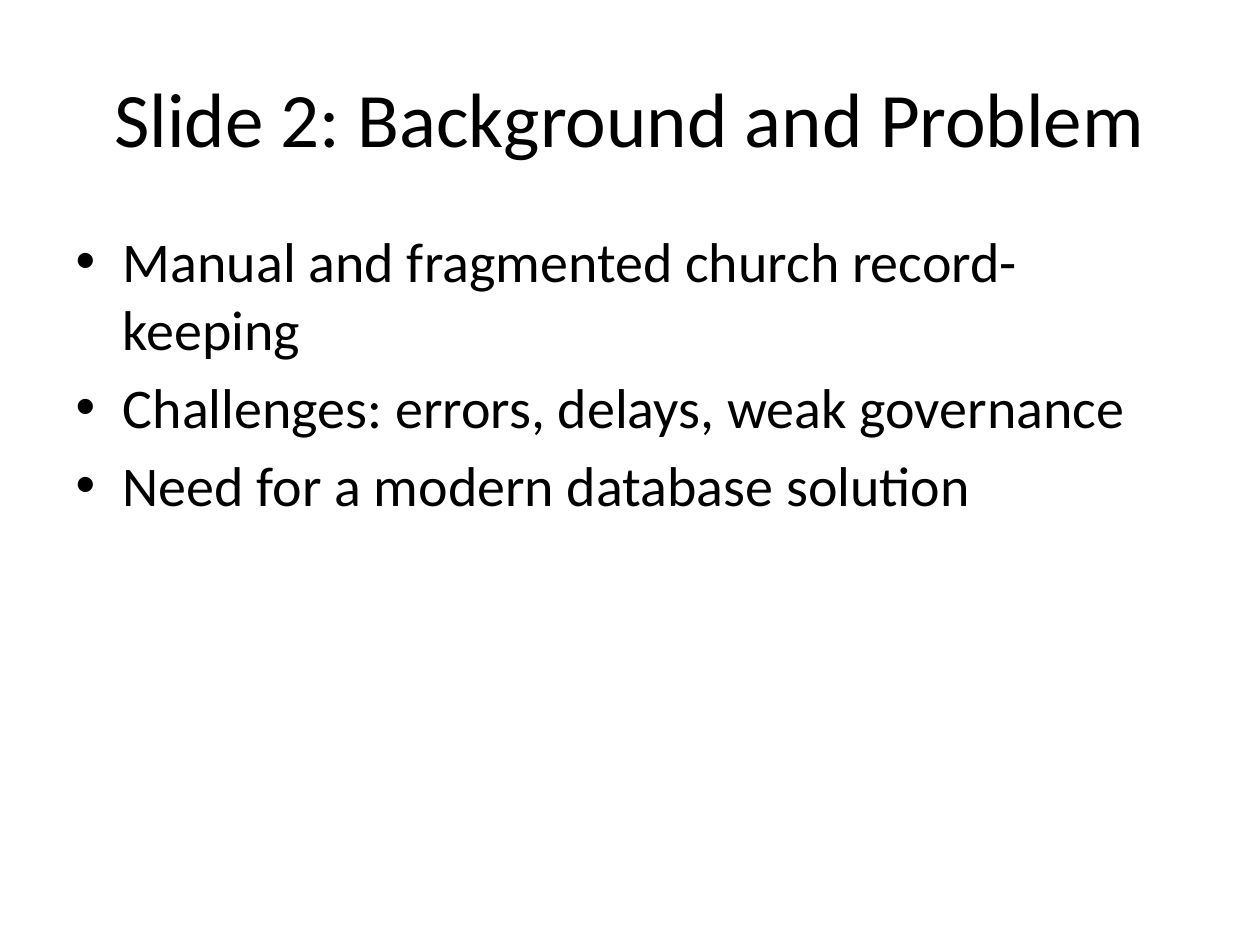
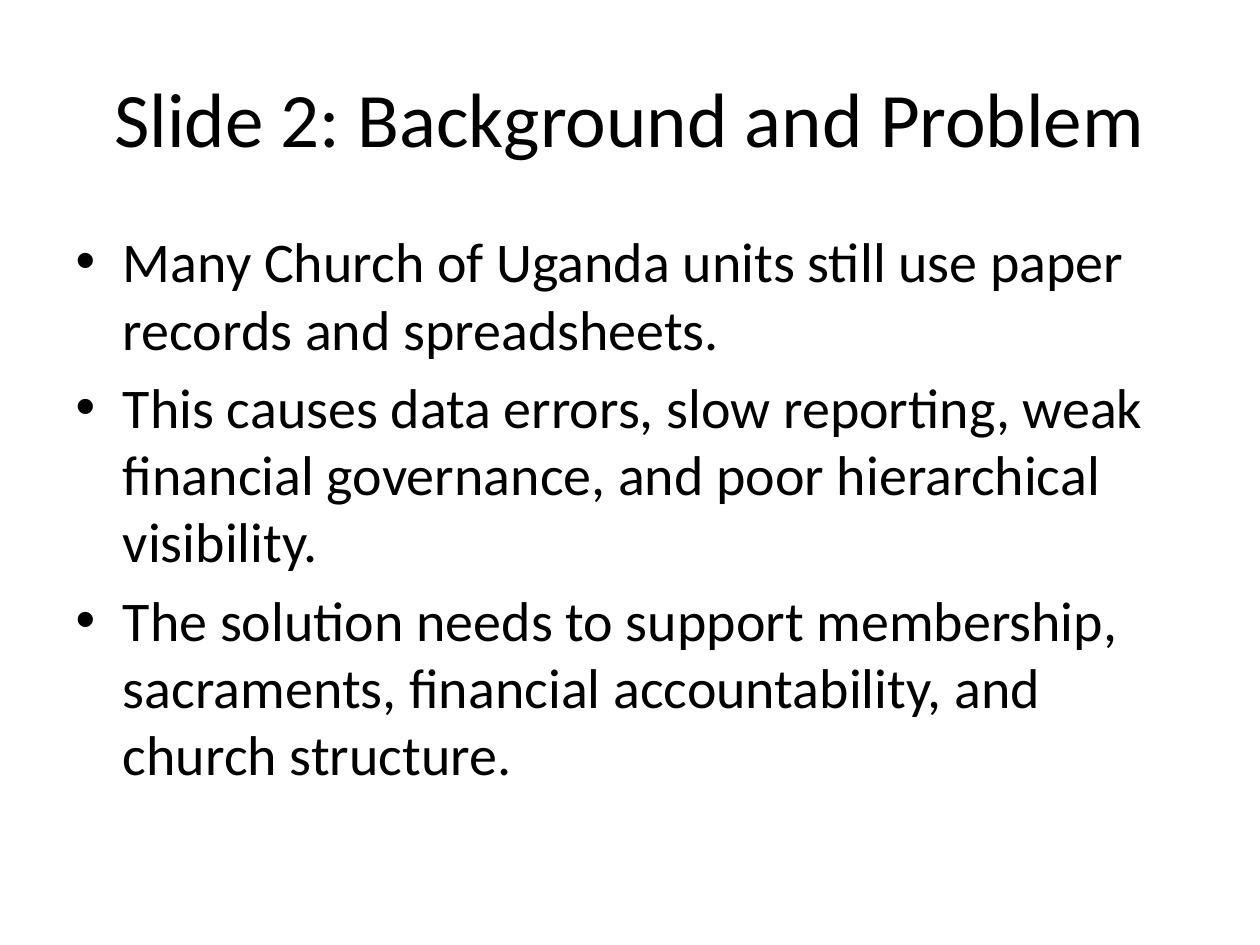
Before and after one commit to Icradle-Innovations-Ltd/cou-mis, a slide deck: slide 2 of Coursework/CoU-MIS_Presentation.pptx. Drawn at 1260x945 pixels with LibreOffice and Linux fonts; fonts in the diff are those of the drawing. Boxes give left, top, right and bottom in pixels: in the first picture for what was removed or moved away, otherwise in the second. Text is boxed around its words. In the diff, an @@ line names an element or a change of style, - is before the commit and + after.

Commit message:
Add PostgreSQL support and Railway deployment
Enable optional PostgreSQL backing and add deployment assets. server.js now uses pg Pool when DATABASE_URL is configured (falls back to in-memory data), adds DEFAULT_HOUSEHOLD_ID handling, input validation, and implements DB queries for members, sacraments, transactions, and summary endpoints. Added Dockerfile, .dockerignore, .env.example, and a Railway deployment guide; updated README and package.json (added pg). Inserted seed data into sql/schema.sql and included minor presentation/report/outline updates.

```diff
--- a/Coursework/CoU-MIS_Presentation.pptx
+++ b/Coursework/CoU-MIS_Presentation.pptx
@@ text at (x1=123, y1=243, x2=1143, y2=776): text changed @@
-• Manual and fragmented church record-keeping
-• Challenges: errors, delays, weak governance
-• Need for a modern database solution
+• Many Church of Uganda units still use paper records and spreadsheets.
+• This causes data errors, slow reporting, weak financial governance, and poor hierarchical visibility.
+• The solution needs to support membership, sacraments, financial accountability, and church structure.
```
Also in this commit, not shown: 13 other slides changed, 1 slide added, 1 slide removed, 10 other files.
